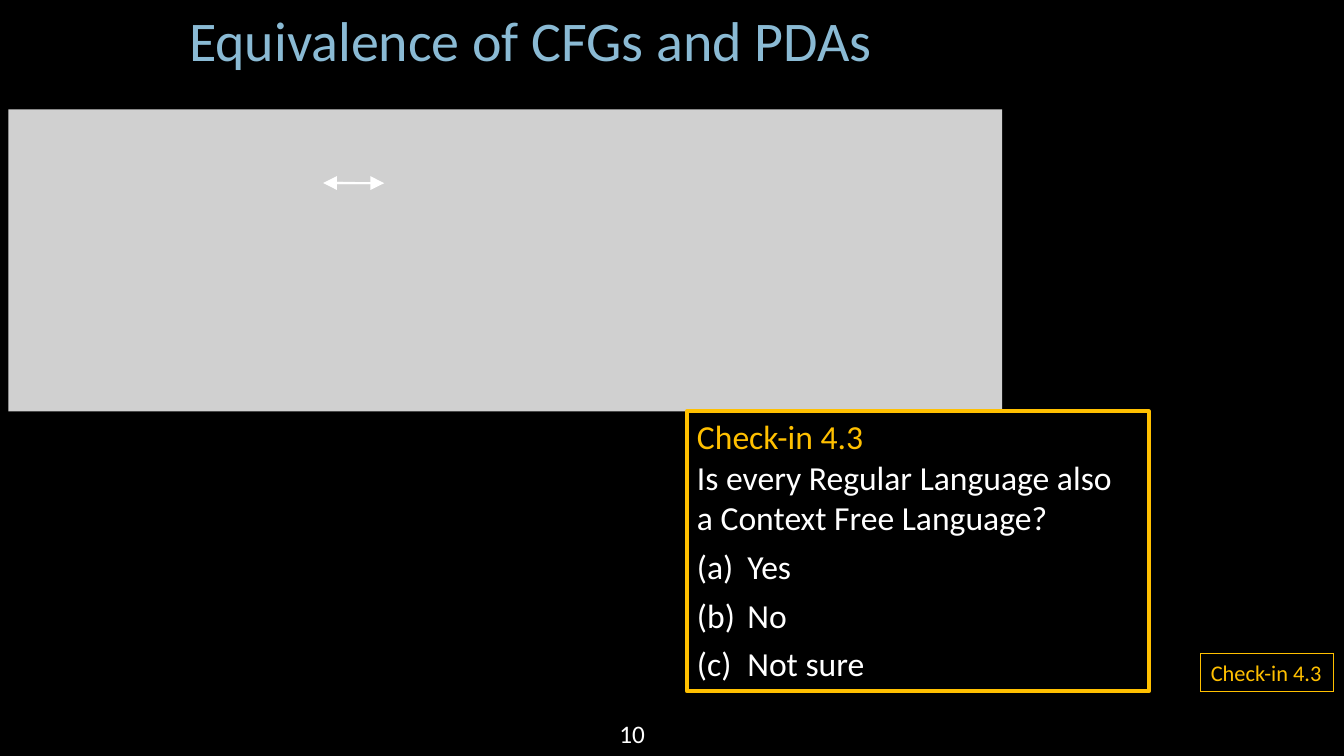
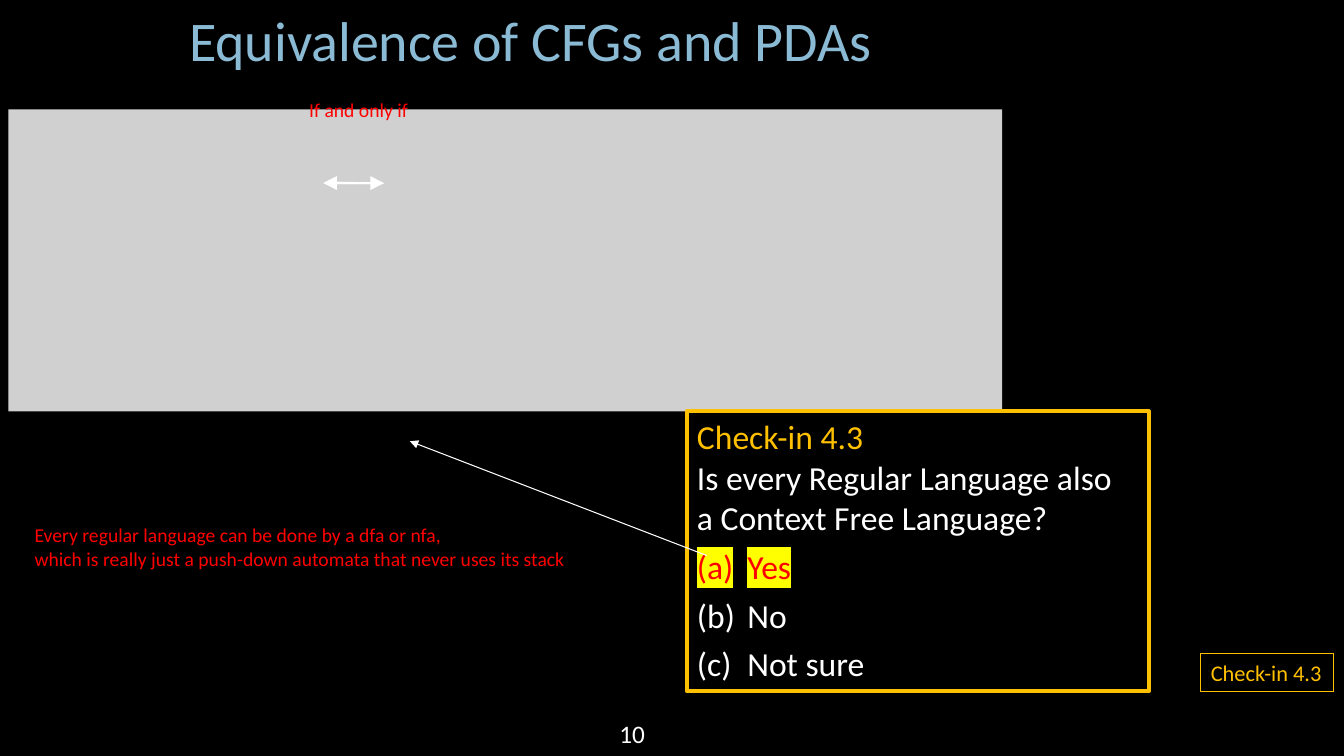
Before and after one commit to Angold-4/AngoCS, a slide deck: slide 11 of MIT 6.840/lectures/lecture04/MIT18_404f20_lec4.pptx (slide 10 before the commit). Drawn at 1344x756 pixels with LibreOffice and Linux fonts; fonts in the diff are those of the drawing; grey boxes stand for pictures. Boxes give left, top, right and bottom in pixels: in the first picture for what was removed or moved away, otherwise in the second. Text is boxed around its words. In the diff, an @@ line names an element or a change of style, - is before the commit and + after.

```diff
--- a/MIT 6.840/lectures/lecture04/MIT18_404f20_lec4.pptx
+++ b/MIT 6.840/lectures/lecture04/MIT18_404f20_lec4.pptx
@@ text added at (309, 101, 407, 123), 14 pt, text #FF0000 @@
+If and only if
@@ arrow added from (707, 556) to (410, 442), #FFFFFF 0.75 pt @@
@@ text added at (35, 528, 564, 570), 14 pt, text #FF0000 @@
+Every regular language can be done by a dfa or nfa,
+which is really just a push-down automata that never uses its stack
@@ text in rectangle at (747, 557, 791, 580): text colour #FFFFFF to #FF0000, highlight none to #FFFF00 in "Yes" @@
```
Also in this commit, not shown: 8 other slides changed, 1 slide added, 12 other files.
